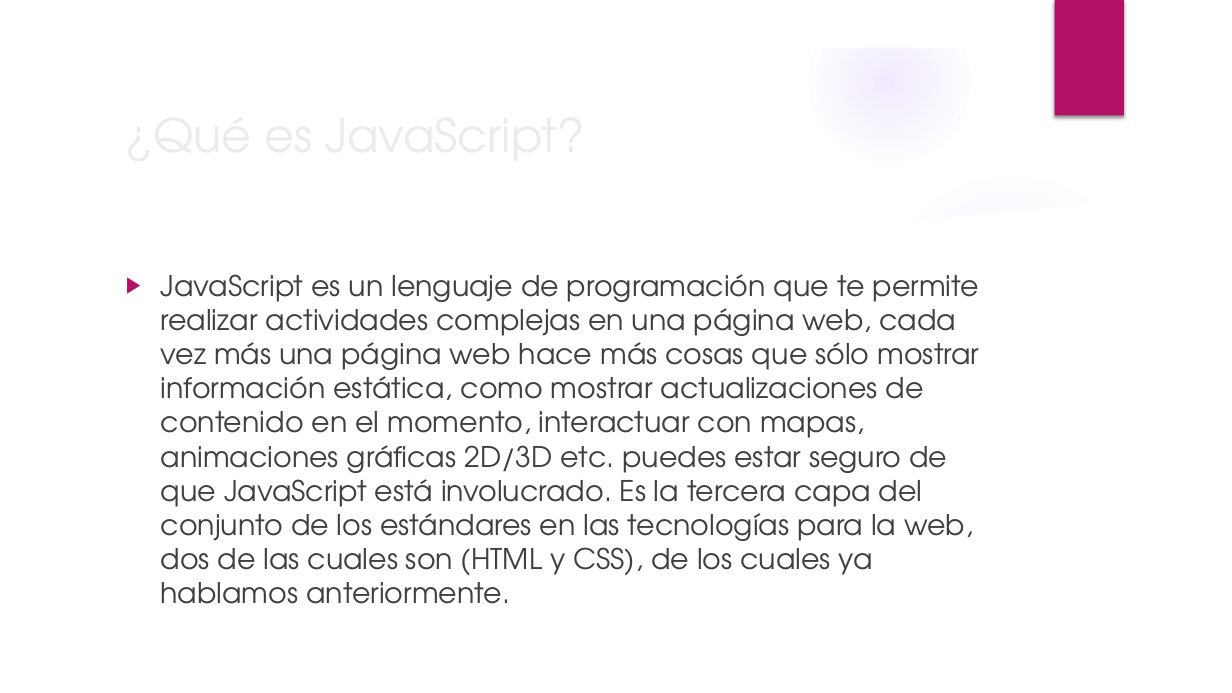
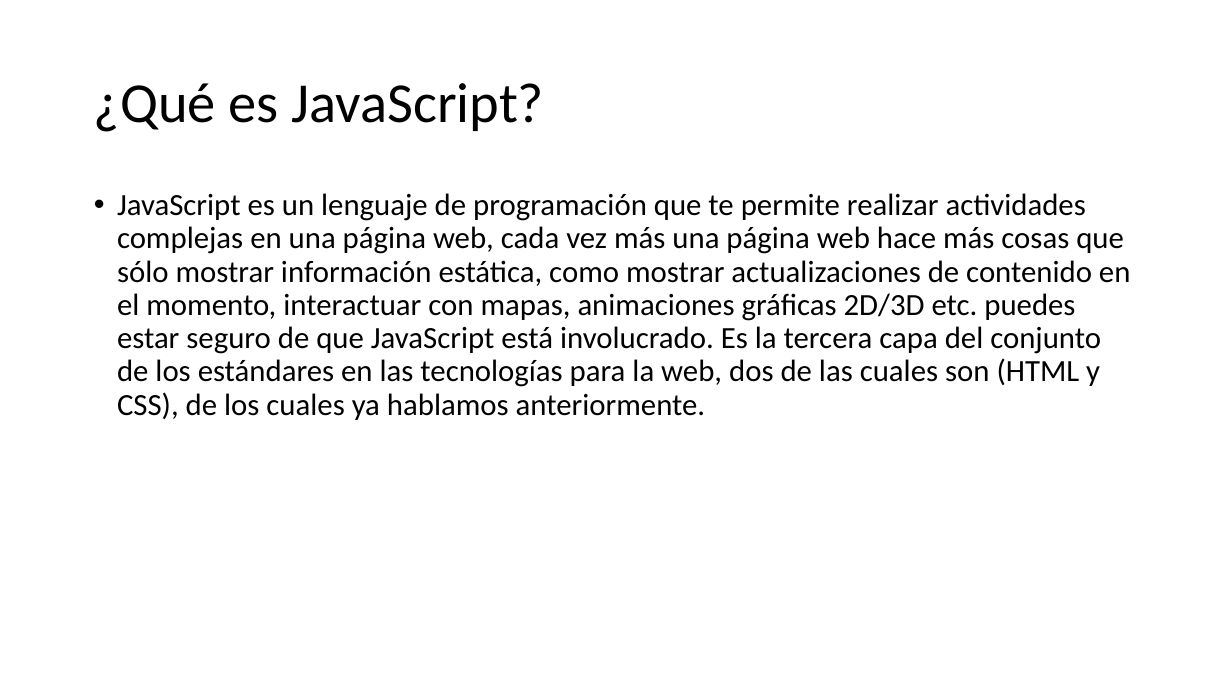
Before and after one commit to stealth14/Web-Transicion-Gradiente, a slide deck: slide 5 of diapositivas teoría JS.pptx. Drawn at 1232x693 pixels with LibreOffice and Linux fonts; fonts in the diff are those of the drawing; background and template pictures are left out. Boxes give left, top, right and bottom in pixels: in the first picture for what was removed or moved away, otherwise in the second. Text is boxed around its words. In the diff, an @@ line names an element or a change of style, - is before the commit and + after.

```diff
--- a/diapositivas teoría JS.pptx
+++ b/diapositivas teoría JS.pptx
@@ group removed at box(0, 0, 1232, 693): 4 ellipses, 3 freeform shapes @@
@@ rectangle removed at box(1055, 0, 1124, 116) @@
@@ title "¿Qué es JavaScript?": place and size @@
-title "¿Qué es JavaScript?" at box(224, 280, 367, 515)
+title "¿Qué es JavaScript?" at box(94, 83, 544, 132)
@@ title "¿Qué es JavaScript?" at box(94, 83, 544, 132): size 36 to 44 pt, font TeX Gyre Adventor to Calibri, text colour #EBEBEB to #000000; line spacing 1 to 0.9 @@
@@ text "JavaScript es un lenguaje de ...": place and size @@
-text "JavaScript es un lenguaje de ..." at box(161, 274, 979, 604)
+text "JavaScript es un lenguaje de ..." at box(117, 193, 1130, 420)
@@ text "JavaScript es un lenguaje de ..." at box(117, 193, 1130, 420): size 22.2 to 24 pt, font TeX Gyre Adventor to Calibri, text colour #404040 to #000000; bullet ▶ to •; line spacing 1 to 0.9 @@
```
Also in this commit, not shown: 10 other slides changed, 5 other files.
